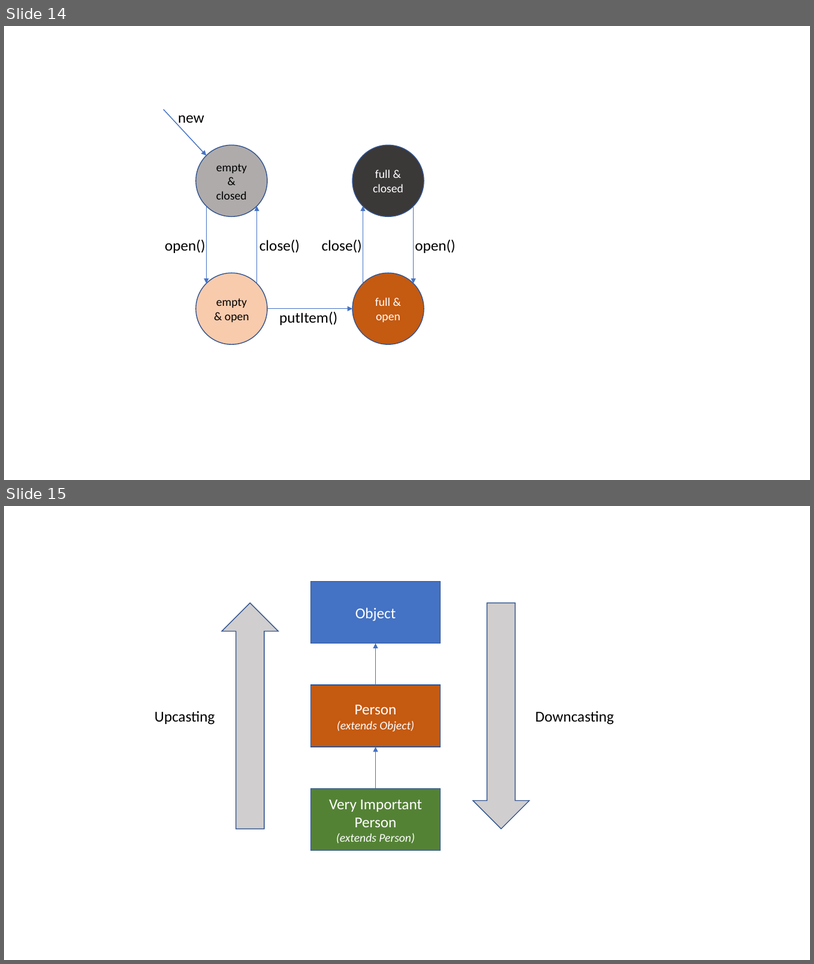
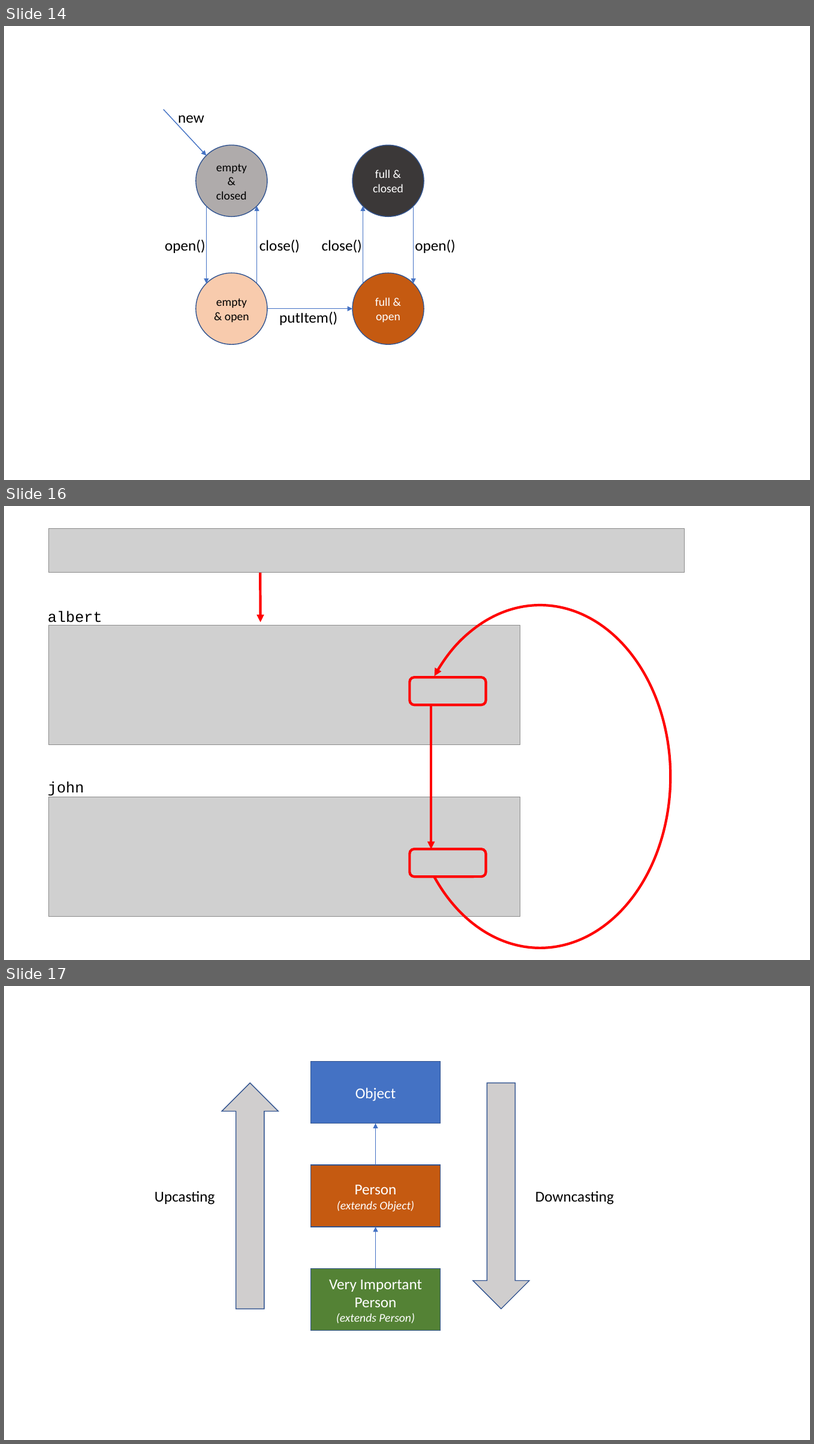
Before and after one commit to albertattard/java-boot-camp, a slide deck: assets/images/Images.pptx. Shown one above the other, each under a label of ours: slides 14 and 15 before the commit, slides 14, 16 and 17 after it; the slides between them are not shown. The pictures are 814x964 and 814x1444 pixels, drawn with LibreOffice and Linux fonts; fonts in the diff are those of the drawing; grey boxes stand for pictures. Boxes give left, top, right and bottom in pixels: in the first picture for what was removed or moved away, otherwise in the second. Text is boxed around its words. In the diff, an @@ line names an element or a change of style, - is before the commit and + after.

```diff
--- a/assets/images/Images.pptx
+++ b/assets/images/Images.pptx
@@ slide 16 added at [4,506,810,960], background #FFFFFF @@
@@ picture added at [49,529,684,573] @@
@@ arrow added from (260, 558) to (260, 622), #FF0000 3 pt @@
@@ text added at [48,610,102,627], 18 pt, text #000000 @@
+albert
@@ arc (boxed as its full ellipse) added at [410,605,671,948], outline #FF0000 3 pt @@
@@ picture added at [49,625,520,744] @@
@@ rounded rectangle added at [410,677,486,705], outline #FF0000 3 pt @@
@@ arrow added from (432, 705) to (432, 849), #FF0000 3 pt @@
@@ text added at [48,781,84,797], 18 pt, text #000000 @@
+john
@@ picture added at [49,797,520,916] @@
@@ rounded rectangle added at [410,849,486,877], outline #FF0000 3 pt @@
@@ what was slide 15 is now slide 17 @@
```
Also in this commit, not shown: 1 other slide added, 3 other files.
